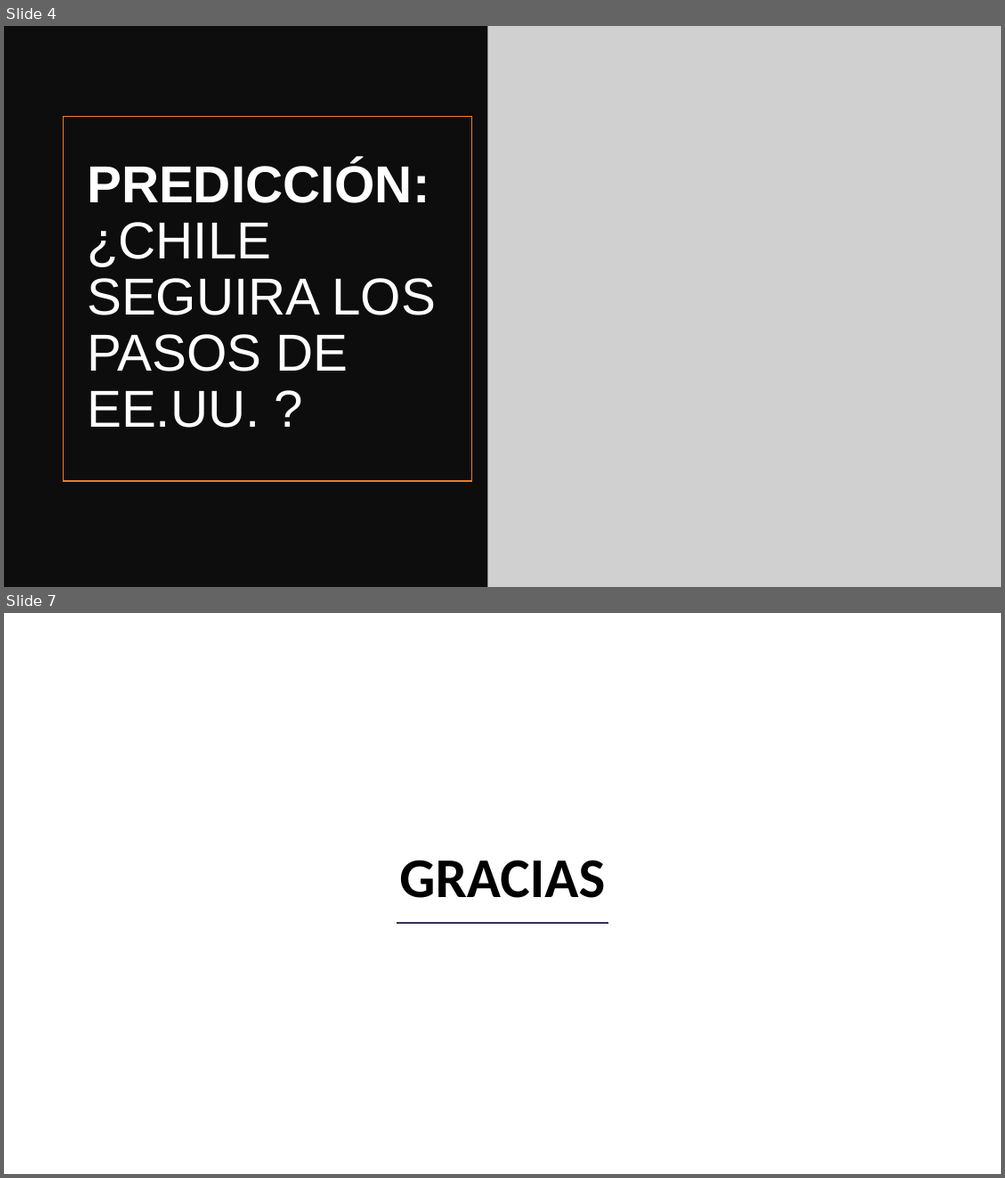
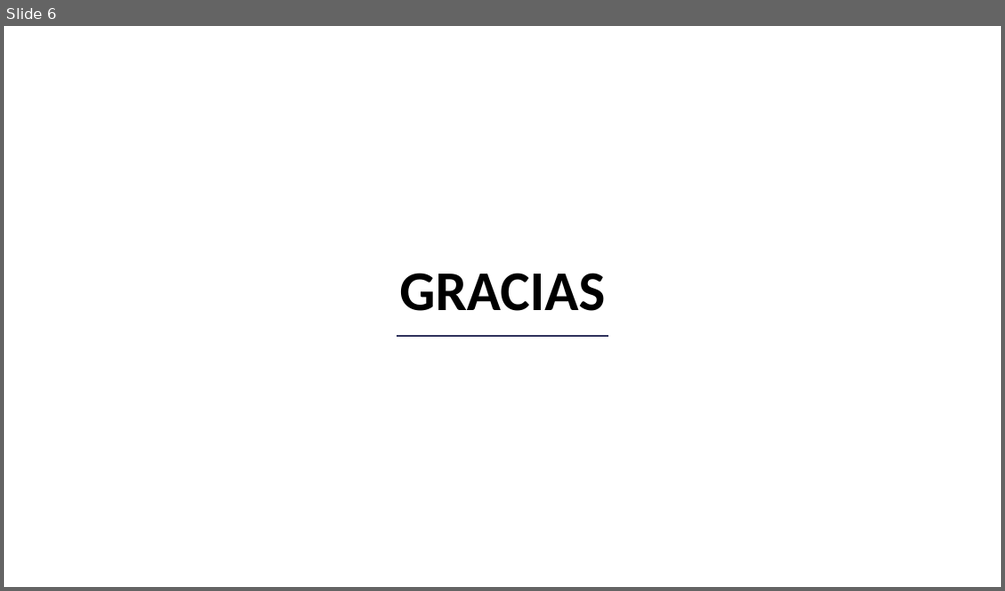
Before and after one commit to panxolopez/proyecto_mineria, a slide deck: Presentacion_2.pptx. Shown one above the other, each under a label of ours: slides 4 and 7 before the commit, slide 6 after it; the slides between them are not shown. The pictures are 1005x1178 and 1005x591 pixels, drawn with LibreOffice and Linux fonts; fonts in the diff are those of the drawing; grey boxes stand for pictures; background and template pictures are left out. Boxes give left, top, right and bottom in pixels: in the first picture for what was removed or moved away, otherwise in the second. Text is boxed around its words. In the diff, an @@ line names an element or a change of style, - is before the commit and + after.

```diff
--- a/Presentacion_2.pptx
+++ b/Presentacion_2.pptx
@@ slide 4 removed at bbox=[4, 26, 1001, 587], background #FFFFFF @@
@@ rectangle removed at bbox=[4, 26, 1001, 587] @@
@@ picture removed at bbox=[488, 26, 1001, 587] @@
@@ rectangle removed at bbox=[63, 116, 471, 481] @@
@@ title removed at bbox=[87, 161, 436, 427] @@
-PREDICCIÓN: ¿CHILE SEGUIRA LOS PASOS DE EE.UU. ?
@@ what was slide 7 is now slide 6 @@
```
Also in this commit, not shown: 2 slides changed, 2 slides added, 2 other slides removed.
